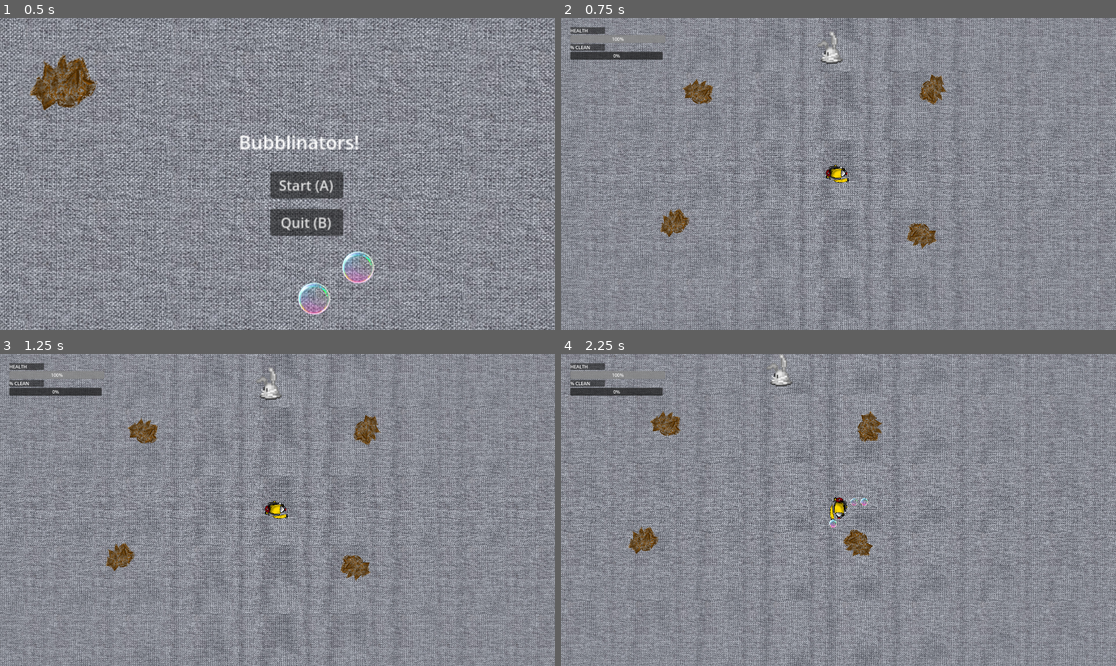
Above: before the commit, frames 1-4 (two rows, left to right).
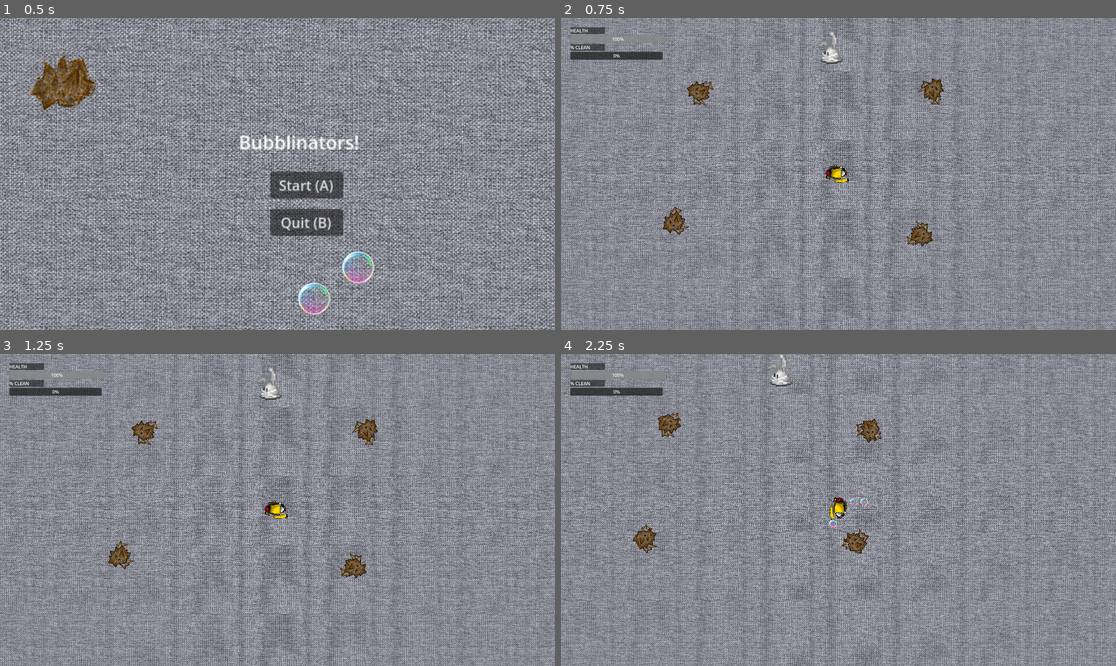
Above: after the commit, the same moments.

Repository: GGJ2025-Guac/GGJ2025
Game: Godot game, scene res://game_start.tscn
Two runs of this game, one before a commit and one after it. Both use one fixed random seed, a clock stepped at 60 frames per second and the inputs below.
Inputs:
- Up to frame 1 (0.5 s): no input
- Up to frame 2 (0.75 s): click "Start (A)" at 0.5 s
- Up to frame 3 (1.25 s): no input
- Up to frame 4 (2.25 s): hold D (right) 1.28-2.03 s; hold Space (bubble) 1.28-2.03 s; hold S (down) from 2.03 s (still down); tap Space (bubble) at 2.1 s

Frame 1 is identical in both runs. In frame 2, 1.0% of the frame differs, in the area x 17-70%, y 18-74%; in frame 3, 1.0%; in frame 4, 1.1%, in the area x 12-58%, y 18-66%.

Commit message:
animated dirt

Diff:
--- a/testinggodot/dirt.gd
+++ b/testinggodot/dirt.gd
@@ -3,6 +3,8 @@
 class_name Dirt
 
 @onready var player = get_parent().get_node("Cleaner")
+
+@onready var animation: AnimatedSprite2D = $AnimatedSprite2D
 
 @export var speed : float = 100
 
@@ -25,8 +27,7 @@
 
 # Called when the node enters the scene tree for the first time.
 func _ready() -> void:
-	pass # Replace with function body.
-
+	animation.play()
 
 # Called every frame. 'delta' is the elapsed time since the previous frame.
 func _process(delta: float) -> void:
--- a/testinggodot/dirt.tscn
+++ b/testinggodot/dirt.tscn
@@ -1,7 +1,7 @@
 [gd_scene load_steps=4 format=3 uid="uid://d3ngmch2yi4k8"]
 
 [ext_resource type="Script" path="res://dirt.gd" id="1_72l75"]
-[ext_resource type="Texture2D" uid="uid://bcra0ev7pqipu" path="res://assets/dirt.png" id="2_7eem0"]
+[ext_resource type="SpriteFrames" uid="uid://dqikl5x4p16i" path="res://dirt_sprite_frames.tres" id="2_n1gac"]
 
 [sub_resource type="RectangleShape2D" id="RectangleShape2D_8fp34"]
 size = Vector2(144, 136)
@@ -9,10 +9,8 @@
 [node name="Dirt" type="CharacterBody2D"]
 script = ExtResource("1_72l75")
 
-[node name="Sprite2D" type="Sprite2D" parent="."]
-texture = ExtResource("2_7eem0")
-region_enabled = true
-region_rect = Rect2(0, 0, 240, 240)
-
 [node name="CollisionShape2D" type="CollisionShape2D" parent="."]
 shape = SubResource("RectangleShape2D_8fp34")
+
+[node name="AnimatedSprite2D" type="AnimatedSprite2D" parent="."]
+sprite_frames = ExtResource("2_n1gac")
--- /dev/null
+++ b/testinggodot/dirt_sprite_frames.tres
@@ -0,0 +1,32 @@
+[gd_resource type="SpriteFrames" load_steps=5 format=3 uid="uid://dqikl5x4p16i"]
+
+[ext_resource type="Texture2D" uid="uid://8vlpo8olq4h2" path="res://assets/dirt_sprite.png" id="1_jd4bi"]
+
+[sub_resource type="AtlasTexture" id="AtlasTexture_f6els"]
+atlas = ExtResource("1_jd4bi")
+region = Rect2(0, 0, 240, 240)
+
+[sub_resource type="AtlasTexture" id="AtlasTexture_6bedn"]
+atlas = ExtResource("1_jd4bi")
+region = Rect2(240, 0, 240, 240)
+
+[sub_resource type="AtlasTexture" id="AtlasTexture_yuoh3"]
+atlas = ExtResource("1_jd4bi")
+region = Rect2(480, 0, 240, 240)
+
+[resource]
+animations = [{
+"frames": [{
+"duration": 1.0,
+"texture": SubResource("AtlasTexture_f6els")
+}, {
+"duration": 1.0,
+"texture": SubResource("AtlasTexture_6bedn")
+}, {
+"duration": 1.0,
+"texture": SubResource("AtlasTexture_yuoh3")
+}],
+"loop": true,
+"name": &"default",
+"speed": 5.0
+}]
Binary file added: testinggodot/assets/dirt_sprite.png
Not shown, added: testinggodot/assets/dirt_sprite.png.import
